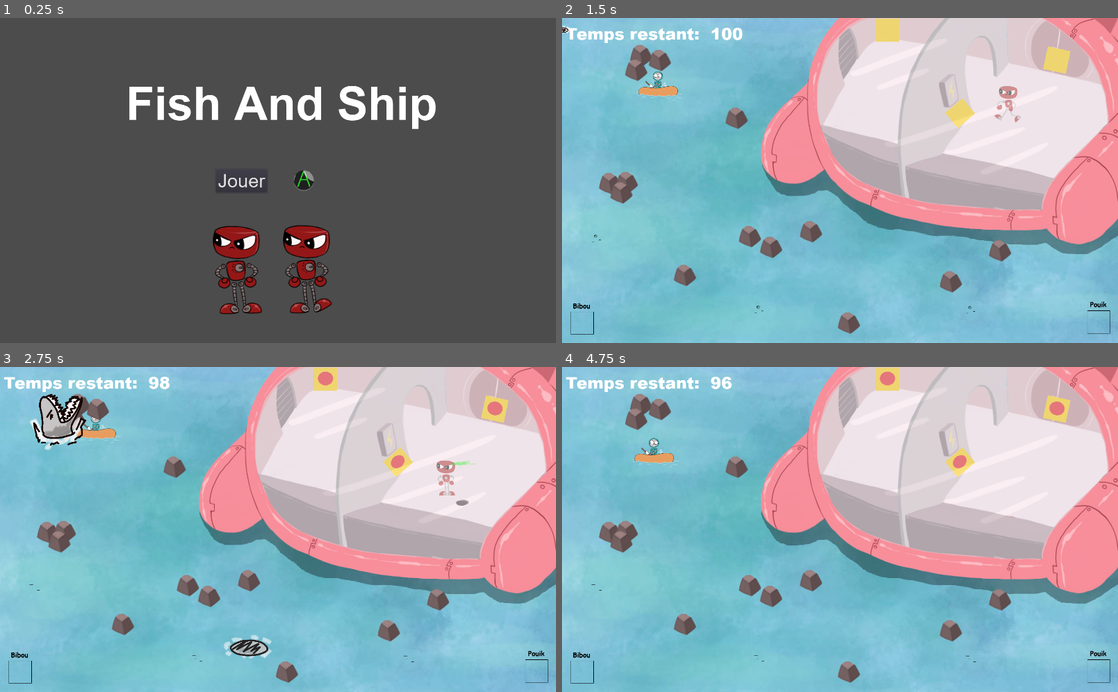
Above: before the commit, frames 1-4 (two rows, left to right).
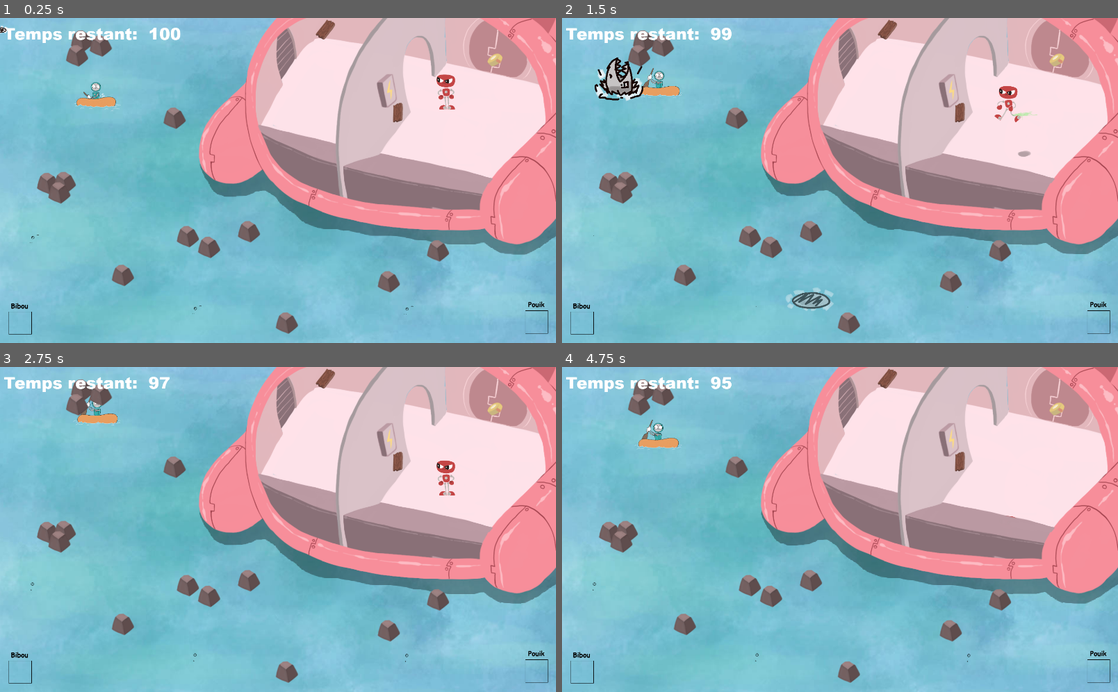
Above: after the commit, the same moments.

Repository: Majimo/FishAndShip
Game: Godot game, scene res://scenes/MainWorld.tscn
Two runs of this game, one before a commit and one after it. Both use one fixed random seed, a clock stepped at 60 frames per second and the inputs below. Before the commit the project starts from res://scenes/Intro.tscn. Sound files missing from this copy of the repository are replaced by a short silence.
Inputs (mouse positions are in pixels of both pictures, inside the frame that each line leads up to):
- Up to frame 1 (0.25 s): no input
- Up to frame 2 (1.5 s): click (801, 180) at 0.5 s, where only the run before the commit has a clickable "Jouer"; tap Enter (ui_accept) at 1.25 s; hold Up (ui_up) from 1.28 s (still down); hold S (ui_down2) from 1.28 s (still down)
- Up to frame 3 (2.75 s): keep holding Up (ui_up); tap Enter (ui_accept) at 1.52, 2.27 s; tap Z (ui_up2) at 1.55, 2.1 s; release S (ui_down2) at 2.03 s; tap S (ui_down2) at 2.3 s
- Up to frame 4 (4.75 s): release Up (ui_up) at 2.78 s; hold S (ui_down2) 2.78-3.53 s; hold Left (ui_left) 2.78-4.28 s; tap Z (ui_up2) at 3.05, 3.6, 4.55 s; tap Enter (ui_accept) at 3.77, 4.52 s; tap S (ui_down2) at 3.8 s; hold Down (ui_down) from 4.28 s (still down); hold S (ui_down2) from 4.28 s (still down)

The runs differ from the first frame. In frame 1, 99% of the frame differs, in the area x 0-100%, y 0-100%; in frame 2, 11%; in frame 3, 11%; in frame 4, 9.7%.
Error after the commit: Attempt to call function 'play' in base 'null instance' on a null instance. (res://scripts/ZoneAReparer.gd:15)

Commit message:
Auto stash before merge of "develop" and "origin/develop"

Diff:
--- a/project.godot
+++ b/project.godot
@@ -16,13 +16,17 @@
 [application]
 
 config/name="FishAndShip"
-run/main_scene="res://scenes/Intro.tscn"
+run/main_scene="res://scenes/MainWorld.tscn"
 config/icon="res://icon.png"
 
 [display]
 
 window/size/width=1536
 window/size/height=900
+window/size/test_width=1024
+window/size/test_height=600
+window/stretch/mode="viewport"
+window/stretch/aspect="keep"
 
 [input]
 
@@ -54,28 +58,24 @@
 , Object(InputEventJoypadMotion,"resource_local_to_scene":false,"resource_name":"","device":0,"axis":1,"axis_value":1.0,"script":null)
  ]
 }
+ui_up2={
+"deadzone": 0.5,
+"events": [ Object(InputEventKey,"resource_local_to_scene":false,"resource_name":"","device":0,"alt":false,"shift":false,"control":false,"meta":false,"command":false,"pressed":false,"scancode":90,"unicode":0,"echo":false,"script":null)
+ ]
+}
+ui_down2={
+"deadzone": 0.5,
+"events": [ Object(InputEventKey,"resource_local_to_scene":false,"resource_name":"","device":0,"alt":false,"shift":false,"control":false,"meta":false,"command":false,"pressed":false,"scancode":83,"unicode":0,"echo":false,"script":null)
+ ]
+}
 ui_right2={
 "deadzone": 0.5,
-"events": [ Object(InputEventJoypadMotion,"resource_local_to_scene":false,"resource_name":"","device":1,"axis":0,"axis_value":1.0,"script":null)
-, Object(InputEventKey,"resource_local_to_scene":false,"resource_name":"","device":0,"alt":false,"shift":false,"control":false,"meta":false,"command":false,"pressed":false,"scancode":68,"unicode":0,"echo":false,"script":null)
+"events": [ Object(InputEventKey,"resource_local_to_scene":false,"resource_name":"","device":0,"alt":false,"shift":false,"control":false,"meta":false,"command":false,"pressed":false,"scancode":68,"unicode":0,"echo":false,"script":null)
  ]
 }
 ui_left2={
 "deadzone": 0.5,
-"events": [ Object(InputEventJoypadMotion,"resource_local_to_scene":false,"resource_name":"","device":1,"axis":0,"axis_value":-1.0,"script":null)
-, Object(InputEventKey,"resource_local_to_scene":false,"resource_name":"","device":0,"alt":false,"shift":false,"control":false,"meta":false,"command":false,"pressed":false,"scancode":81,"unicode":0,"echo":false,"script":null)
- ]
-}
-ui_down2={
-"deadzone": 0.5,
-"events": [ Object(InputEventJoypadMotion,"resource_local_to_scene":false,"resource_name":"","device":1,"axis":1,"axis_value":1.0,"script":null)
-, Object(InputEventKey,"resource_local_to_scene":false,"resource_name":"","device":0,"alt":false,"shift":false,"control":false,"meta":false,"command":false,"pressed":false,"scancode":83,"unicode":0,"echo":false,"script":null)
- ]
-}
-ui_up2={
-"deadzone": 0.5,
-"events": [ Object(InputEventJoypadMotion,"resource_local_to_scene":false,"resource_name":"","device":1,"axis":1,"axis_value":-1.0,"script":null)
-, Object(InputEventKey,"resource_local_to_scene":false,"resource_name":"","device":0,"alt":false,"shift":false,"control":false,"meta":false,"command":false,"pressed":false,"scancode":90,"unicode":0,"echo":false,"script":null)
+"events": [ Object(InputEventKey,"resource_local_to_scene":false,"resource_name":"","device":0,"alt":false,"shift":false,"control":false,"meta":false,"command":false,"pressed":false,"scancode":81,"unicode":0,"echo":false,"script":null)
  ]
 }
 
--- a/scenes/MainWorld.tscn
+++ b/scenes/MainWorld.tscn
@@ -109,13 +109,13 @@
 position = Vector2( 481.573, 276.156 )
 
 [node name="Rocher9" parent="Rochers" instance=ExtResource( 9 )]
-position = Vector2( 217.822, 102.577 )
+position = Vector2( 225.822, 62.5773 )
 
 [node name="Rocher7" parent="Rochers" instance=ExtResource( 9 )]
-position = Vector2( 269.517, 116.181 )
+position = Vector2( 277.517, 76.1811 )
 
 [node name="Rocher8" parent="Rochers" instance=ExtResource( 9 )]
-position = Vector2( 204.219, 143.389 )
+position = Vector2( 212.219, 103.389 )
 
 [node name="Rocher10" parent="Rochers" instance=ExtResource( 9 )]
 position = Vector2( 576.799, 633.935 )
@@ -156,7 +156,7 @@
 position = Vector2( -61.8167, 18.6616 )
 script = ExtResource( 27 )
 
-[node name="ZoneAReparer" parent="ZonesAReparer" groups=[
+[node name="ZoneAReparer1" parent="ZonesAReparer" groups=[
 "zoneAReparer",
 ] instance=ExtResource( 8 )]
 position = Vector2( 1161.69, 244.934 )
@@ -294,6 +294,7 @@
 position = Vector2( 1439.78, 282.215 )
 
 [node name="VitreVaisseau" type="Sprite" parent="."]
+visible = false
 position = Vector2( 1317.98, 417.554 )
 texture = ExtResource( 10 )
 
--- a/scenes/ZoneAReparer.tscn
+++ b/scenes/ZoneAReparer.tscn
@@ -1,39 +1,33 @@
-[gd_scene load_steps=7 format=2]
+[gd_scene load_steps=6 format=2]
 
-[ext_resource path="res://assets/repair.png" type="Texture" id=1]
-[ext_resource path="res://assets/repair_burn.png" type="Texture" id=2]
+[ext_resource path="res://assets/objets/PlaqueDeFer.png" type="Texture" id=1]
+[ext_resource path="res://assets/objets/PlancheDeBois.png" type="Texture" id=2]
 [ext_resource path="res://scripts/ZoneAReparer.gd" type="Script" id=3]
-[ext_resource path="res://assets/repaired.png" type="Texture" id=4]
+[ext_resource path="res://assets/objets/scotch.png" type="Texture" id=4]
 
-[sub_resource type="SpriteFrames" id=1]
-animations = [ {
-"frames": [ ExtResource( 4 ) ],
-"loop": true,
-"name": "repaired",
-"speed": 5.0
-}, {
-"frames": [ ExtResource( 1 ), ExtResource( 2 ) ],
-"loop": true,
-"name": "burn",
-"speed": 2.0
-} ]
-
-[sub_resource type="RectangleShape2D" id=2]
+[sub_resource type="RectangleShape2D" id=1]
 extents = Vector2( 41.4006, 40.4497 )
 
 [node name="ZoneAReparer" type="Area2D"]
 script = ExtResource( 3 )
 
-[node name="AnimatedSprite" type="AnimatedSprite" parent="."]
-frames = SubResource( 1 )
-animation = "repaired"
-playing = true
-
 [node name="CollisionShape2D" type="CollisionShape2D" parent="." groups=[
 "zoneAReparer",
 ]]
 visible = false
-shape = SubResource( 2 )
+shape = SubResource( 1 )
 
 [node name="Timer" type="Timer" parent="."]
+
+[node name="PlancheDeBois" type="Sprite" parent="."]
+visible = false
+texture = ExtResource( 2 )
+
+[node name="PlaqueDeFer" type="Sprite" parent="."]
+visible = false
+texture = ExtResource( 1 )
+
+[node name="Scotch" type="Sprite" parent="."]
+visible = false
+texture = ExtResource( 4 )
 [connection signal="timeout" from="Timer" to="." method="_on_Timer_timeout"]
--- a/scripts/AbstractPerso.gd
+++ b/scripts/AbstractPerso.gd
@@ -13,7 +13,8 @@
 	$Timer.start(time)
 
 func reset_player_animation():
-	print('Reset de l\'animation')
+#	print('Reset de l\'animation')
+	pass
 
 
 func _on_BibouPeche_finished():
--- a/scripts/MainWorld.gd
+++ b/scripts/MainWorld.gd
@@ -1,6 +1,6 @@
 extends Node2D
 
-var objets = ['Plan', 'objet2', 'objet3']
+var objets = ['Planche','Plaque','Scotch']
 var objet_select
 
 var bibou_objet_tenu
@@ -11,6 +11,10 @@
 var pouik_tiens_objet = false
 var objet_est_pose = false
 
+var objet_zone1
+var objet_zone2
+var objet_zone3
+
 func _ready():
 	$VaisseauCoule.start()
 	$Musique.play()
@@ -20,6 +24,11 @@
 	$Players/Perso1.connect("pose_un_objet",self,"pose_un_objet")
 
 	$Players/Perso2.connect("recupere_objet",self,"recupere_objet")
+	$Players/Perso2.connect("repare",self,"repare")
+
+	objet_zone1 = $ZonesAReparer/ZoneAReparer1.materiaux_necessaire()
+	objet_zone2 = $ZonesAReparer/ZoneAReparer2.materiaux_necessaire()
+	objet_zone3 = $ZonesAReparer/ZoneAReparer3.materiaux_necessaire()
 
 func _process(delta):
 	var timer = round($VaisseauCoule.time_left)
@@ -33,7 +42,7 @@
 func peche_un_objet():
 	if bibou_tiens_objet == false :
 		bibou_tiens_objet = true
-		bibou_objet_tenu = objets[rand_range(0,2)]
+		bibou_objet_tenu = objets[rand_range(0,3)]
 		if bibou_objet_tenu == objets[0] :
 			$InventaireJ1/PlancheDeBois.visible = true
 		if bibou_objet_tenu == objets[1] :
@@ -49,7 +58,6 @@
 		bibou_tiens_objet = false
 		objet_pose = bibou_objet_tenu
 		bibou_objet_tenu = null
-		print(objet_pose)
 		if objet_pose == objets[0] :
 			$InventaireJ1/PlancheDeBois.visible = false
 			$Dropzone/PlancheDeBois.visible = true
@@ -80,8 +88,10 @@
 	else :
 		print("pouik tiens déjà un objet ou aucun objet n'est posé")
 
-func objet_aleatoire():
-	return objets[rand_range(0,2)]
+func repare():
+#	if
+#	print(objet_zone1)
+	pass
 
 func _on_Musique_finished():
 	$Musique.play()
--- a/scripts/Perso2.gd
+++ b/scripts/Perso2.gd
@@ -2,6 +2,7 @@
 
 var isSpecialAction
 signal recupere_objet
+signal repare
 
 
 func _ready():
@@ -38,7 +39,9 @@
 		isSpecialAction = "pouik_soude"
 		$Sprite.play("pouik_soude")
 		actionPersoAvecAttente('Hop hop, on répare', 2)
-		area._on_Perso2_repairModule()
+		print(area._on_Perso2_repairModule())
+		emit_signal("repare")
+
 
 func _on_Area2D_area_entered_drop(area):
 	if area.is_in_group('dropZone'):
--- a/scripts/Requin.gd
+++ b/scripts/Requin.gd
@@ -40,11 +40,11 @@
 
 
 func Roar():
-	print("roar")
+#	print("roar")
 	$AudioStreamPlayer.play();
 	if(position.distance_to((get_node(player).position))<distanceactif):
-		print("touche")
-
+#		print("touche")
+		pass
 
 export var time=1.1;
 func _process(delta):
--- a/scripts/ZoneAReparer.gd
+++ b/scripts/ZoneAReparer.gd
@@ -3,14 +3,32 @@
 var isBurning
 signal module_repaired
 
+var reparer = false
+
+var materiaux = ['Planche','Plaque','Scotch']
+var materiaux_select
+
 func _ready():
+	randomize()
+#	$AnimatedSprite.play('burn')
 	isBurning = true
 	$AnimatedSprite.play('burn')
 
 func _on_Perso2_repairModule():
-	$Timer.start(2)
-	emit_signal('module_repaired')
+	if reparer == true:
+		$Timer.start(2)
+		emit_signal('module_repaired')
 
 func _on_Timer_timeout():
 	isBurning = false
 	$AnimatedSprite.play('repaired')
+
+func materiaux_necessaire():
+	materiaux_select = materiaux[rand_range(0,3)]
+	if materiaux_select == "Planche":
+		$PlancheDeBois.visible = true
+	if materiaux_select == "Plaque":
+		$PlaqueDeFer.visible = true
+	if materiaux_select == "Scotch":
+		$Scotch.visible = true
+	return materiaux_select
